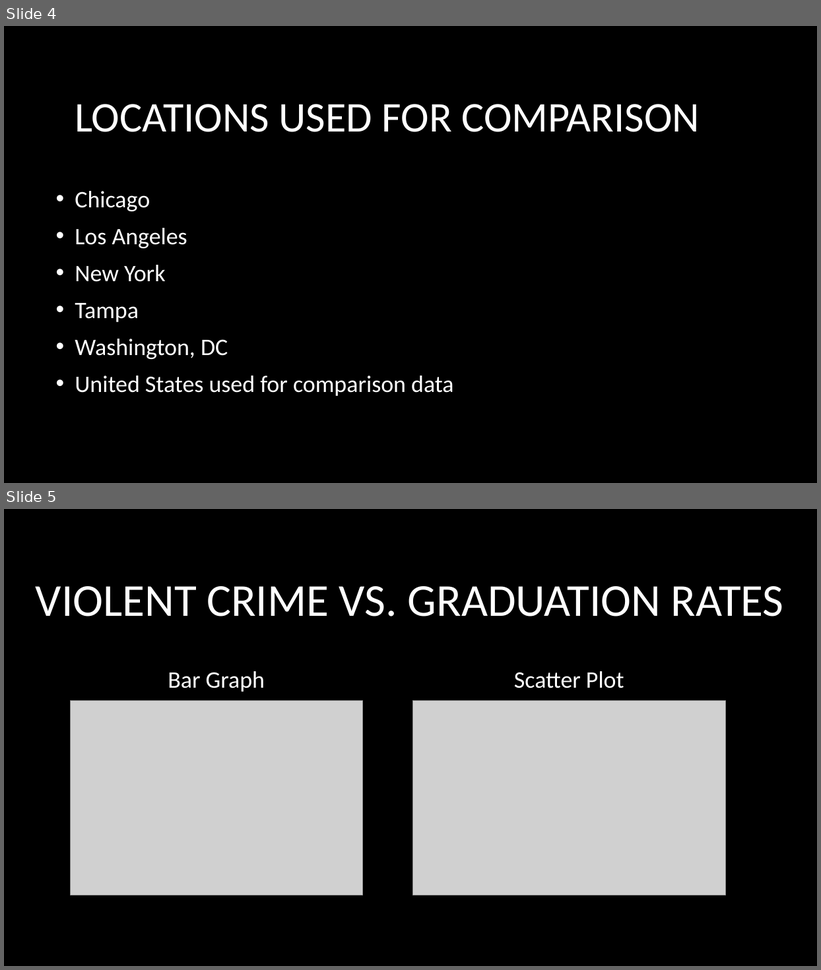
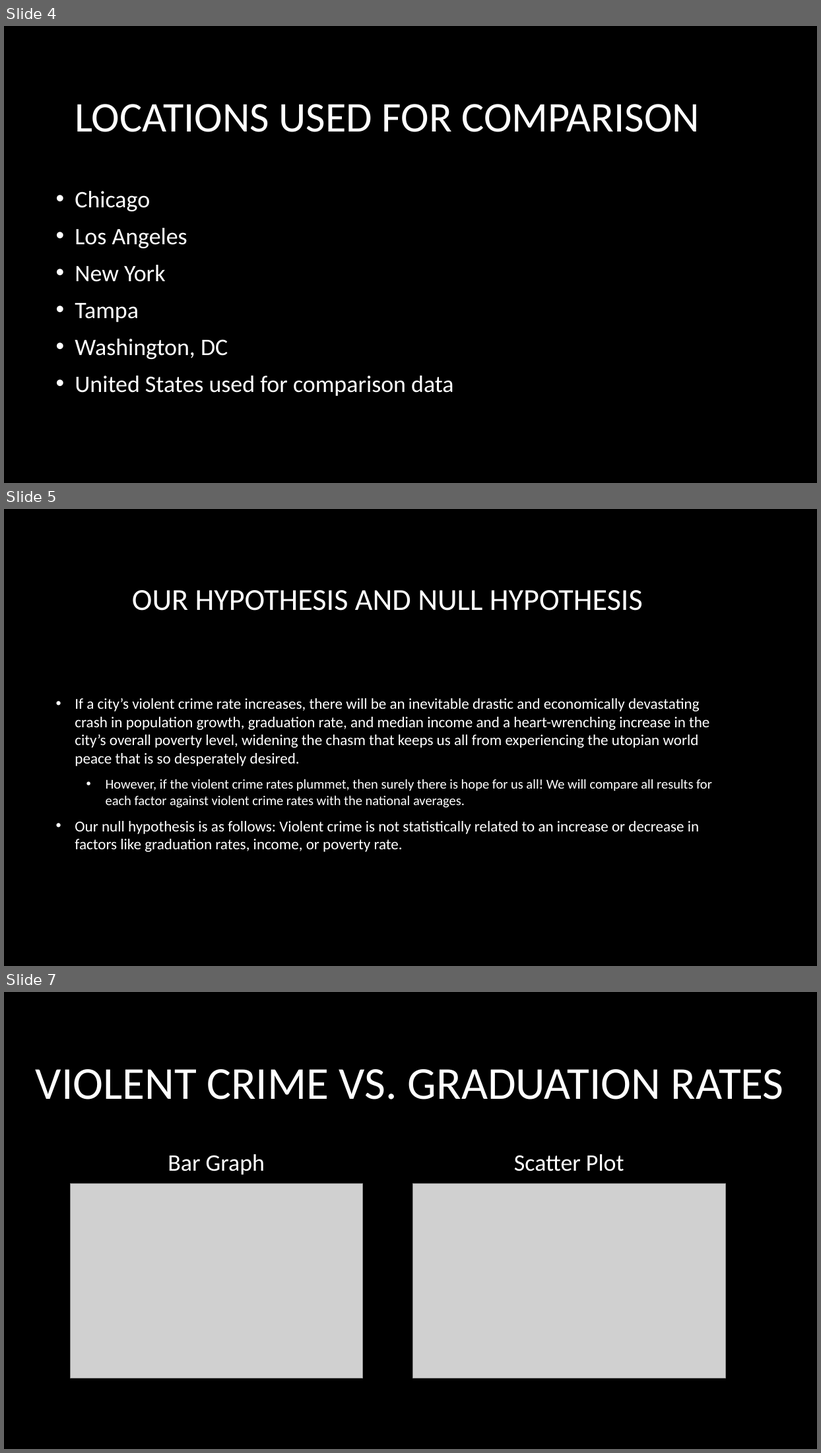
Before and after one commit to MikeAnderson89/National-Crime-Rate-Correlations, a slide deck: Project1Presentation.pptx. Shown one above the other, each under a label of ours: slides 4 and 5 before the commit, slides 4, 5 and 7 after it; the slides between them are not shown. The pictures are 821x970 and 821x1453 pixels, drawn with LibreOffice and Linux fonts; fonts in the diff are those of the drawing; grey boxes stand for pictures; background and template pictures are left out. Boxes give left, top, right and bottom in pixels: in the first picture for what was removed or moved away, otherwise in the second. Text is boxed around its words. In the diff, an @@ line names an element or a change of style, - is before the commit and + after.

```diff
--- a/Project1Presentation.pptx
+++ b/Project1Presentation.pptx
@@ slide 5 added at (4, 509, 817, 966), background picture (left out) @@
@@ title added at (132, 590, 643, 611), 36 pt, text #FFFFFF @@
+OUR HYPOTHESIS AND NULL HYPOTHESIS
@@ text added at (75, 698, 712, 852), 18 pt, text #FFFFFF @@
+• If a city’s violent crime rate increases, there will be an inevitable drastic and economically devastating crash in population growth, graduation rate, and median income and a heart-wrenching increase in the city’s overall poverty level, widening the chasm that keeps us all from experiencing the utopian world peace that is so desperately desired.
+  • However, if the violent crime rates plummet, then surely there is hope for us all! We will compare all results for each factor against violent crime rates with the national averages.
+• Our null hypothesis is as follows: Violent crime is not statistically related to an increase or decrease in factors like graduation rates, income, or poverty rate.
@@ what was slide 5 is now slide 7 @@
```
Also in this commit, not shown: 2 other slides added, 1 slide removed.
